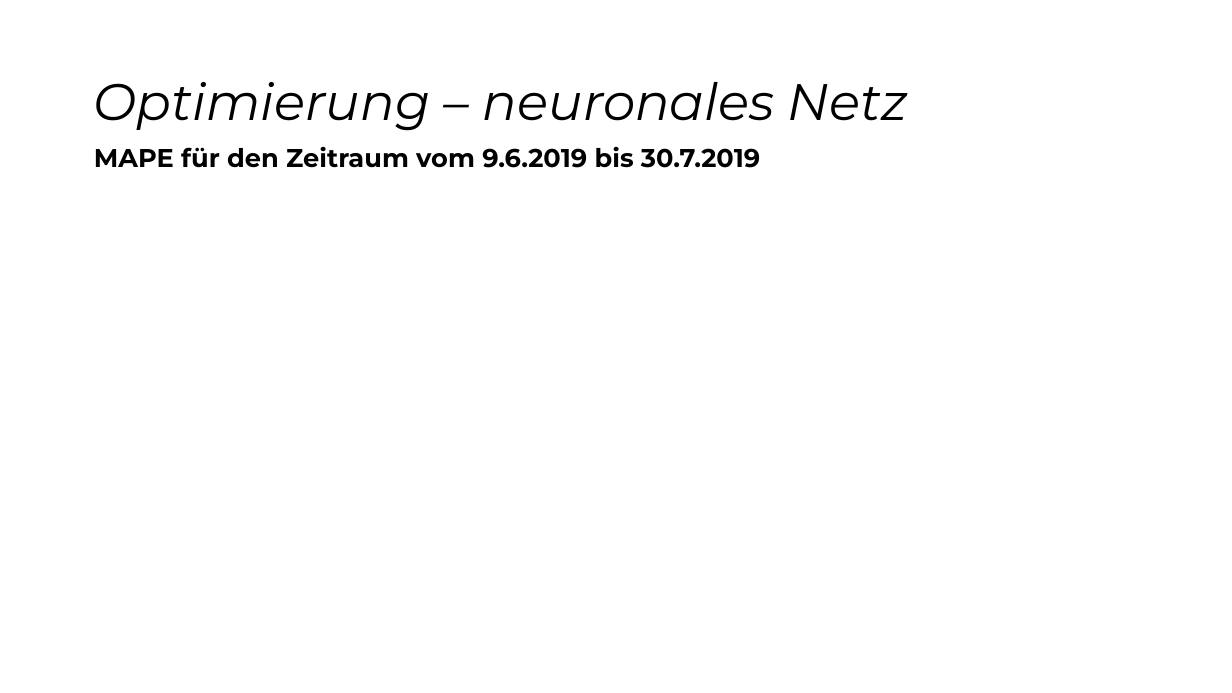
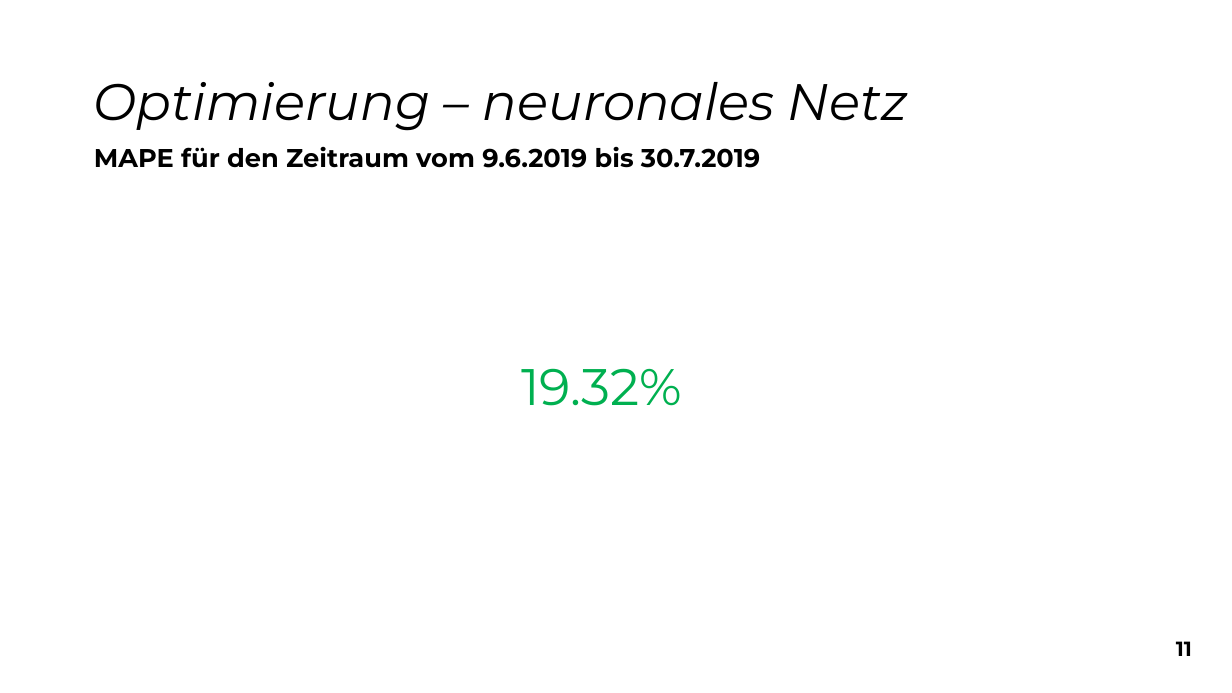
Before and after one commit to snw7/OC1-team-1, a slide deck: slide 12 of praesentation/abschluss-praesentation.pptx. Drawn at 1232x693 pixels with LibreOffice and Linux fonts; fonts in the diff are those of the drawing. Boxes give left, top, right and bottom in pixels: in the first picture for what was removed or moved away, otherwise in the second. Text is boxed around its words. In the diff, an @@ line names an element or a change of style, - is before the commit and + after.

```diff
--- a/praesentation/abschluss-praesentation.pptx
+++ b/praesentation/abschluss-praesentation.pptx
@@ text added at (521,368,682,406), 40 pt, text #00B050 @@
+19.32%
@@ text added at (1176,641,1192,656), 16 pt, text #000000, bold @@
+11
```
Also in this commit, not shown: 11 other slides changed, 1 slide added, 1 other file.
